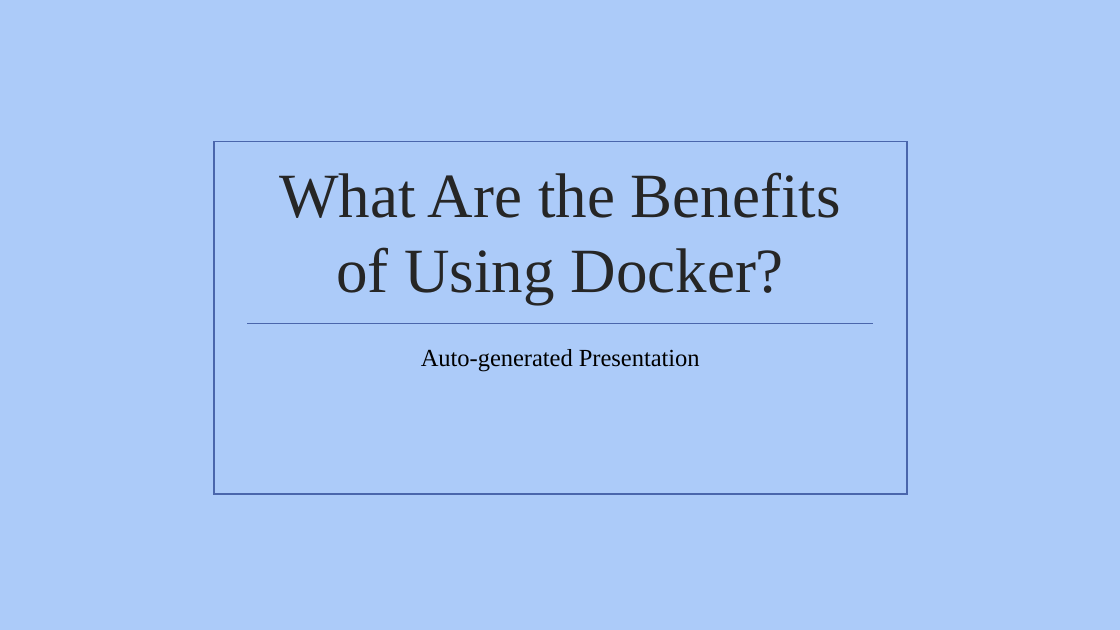
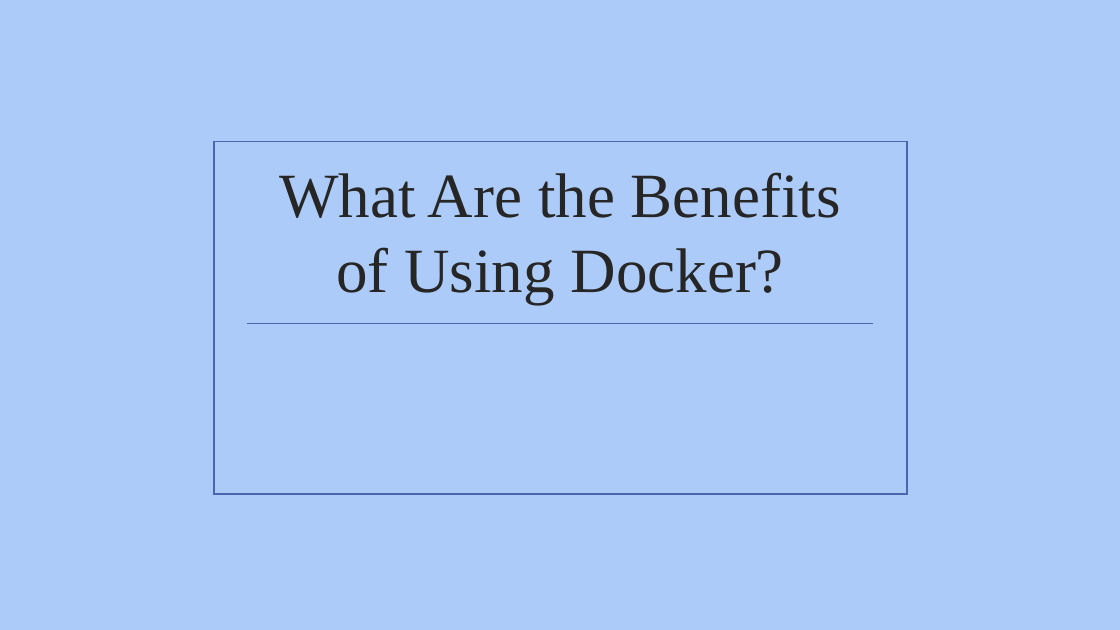
Before and after one commit to CodeWithDhruvX/coding_ppt, a slide deck: slide 1 of ppt/docker/2/benefits_docker.pptx. Drawn at 1120x630 pixels with LibreOffice and Linux fonts; fonts in the diff are those of the drawing; background and template pictures are left out. Boxes give left, top, right and bottom in pixels: in the first picture for what was removed or moved away, otherwise in the second. Text is boxed around its words. In the diff, an @@ line names an element or a change of style, - is before the commit and + after.

Commit message:
docker and hini prompt added here.

```diff
--- a/ppt/docker/2/benefits_docker.pptx
+++ b/ppt/docker/2/benefits_docker.pptx
@@ subtitle removed at box(421, 349, 700, 371) @@
-Auto-generated Presentation
```
Also in this commit, not shown: 4 other files.
